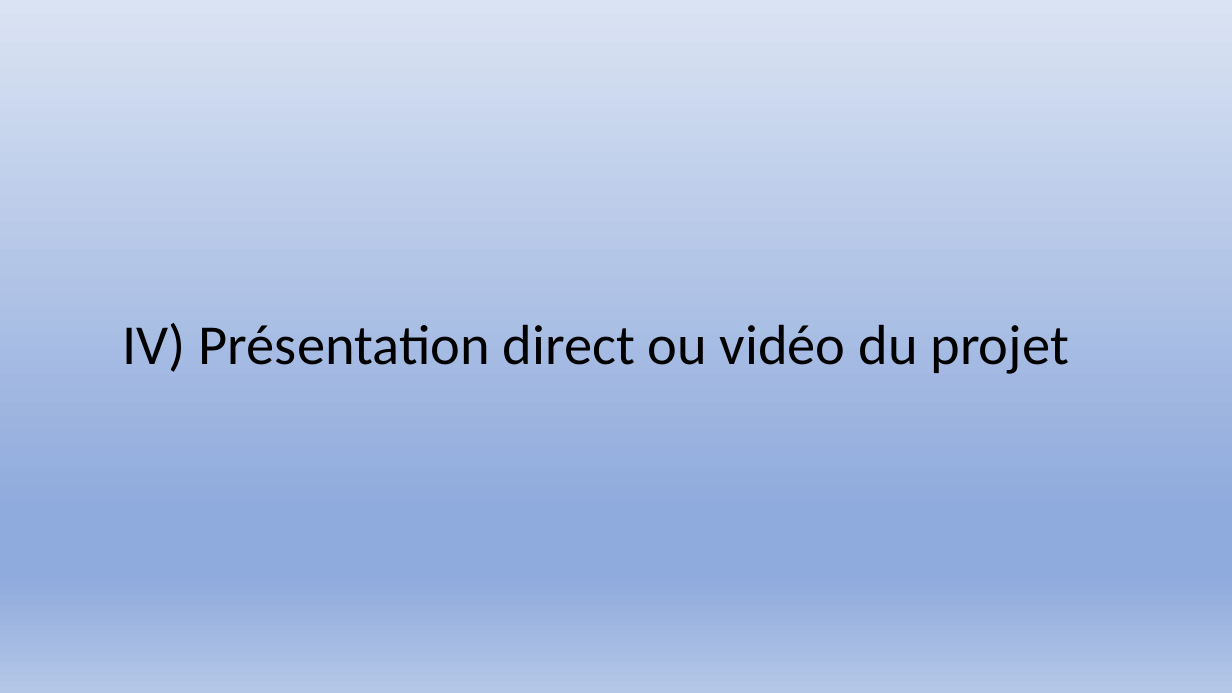
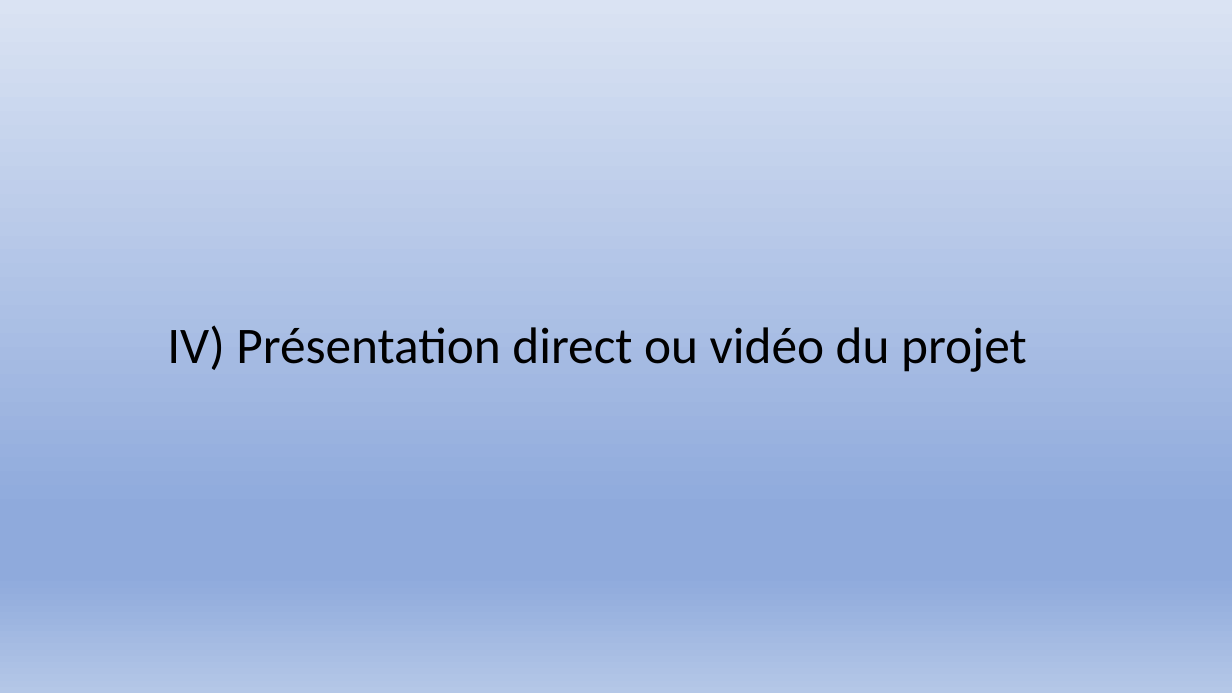
Before and after one commit to Exia-Jellyfish/UE-1-Projet-Grp7, a slide deck: slide 11 of PROJET 1 UE 1 diapositive.pptx. Drawn at 1232x693 pixels with LibreOffice and Linux fonts; fonts in the diff are those of the drawing. Boxes give left, top, right and bottom in pixels: in the first picture for what was removed or moved away, otherwise in the second. Text is boxed around its words. In the diff, an @@ line names an element or a change of style, - is before the commit and + after.

```diff
--- a/PROJET 1 UE 1 diapositive.pptx
+++ b/PROJET 1 UE 1 diapositive.pptx
@@ title "IV) Présentation direct ou vidéo ..." at (x1=167, y1=325, x2=1027, y2=372): size 44 to 40 pt @@
```
Also in this commit, not shown: 9 other slides changed.
